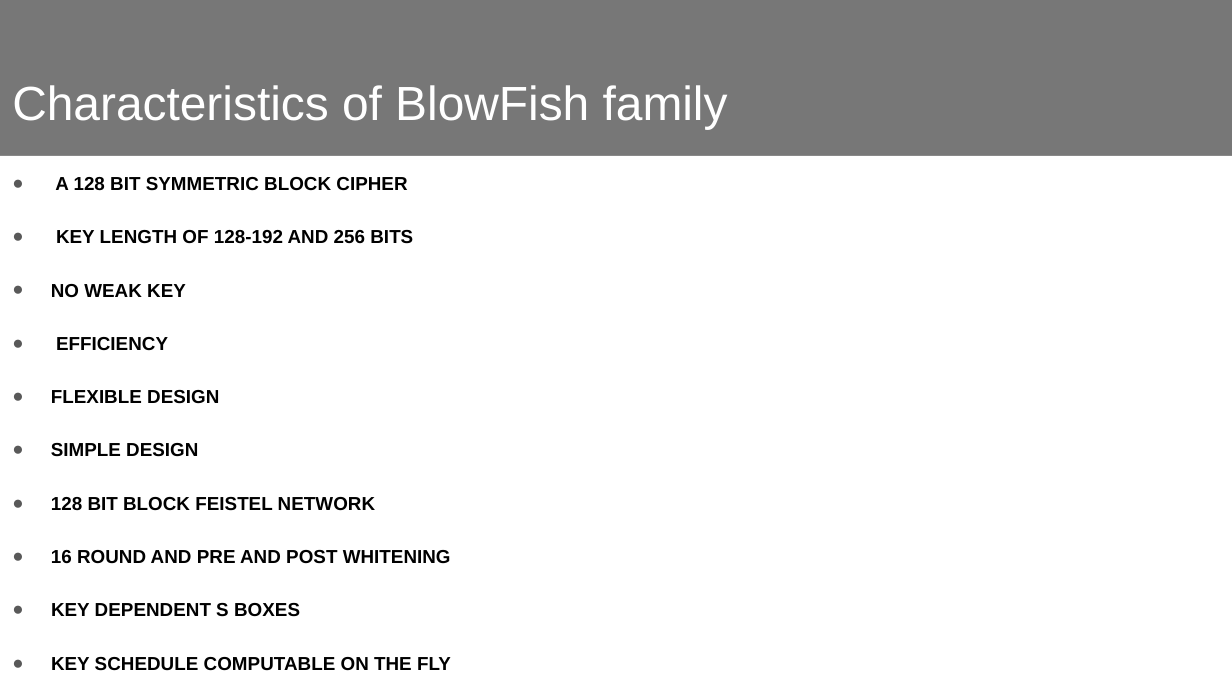
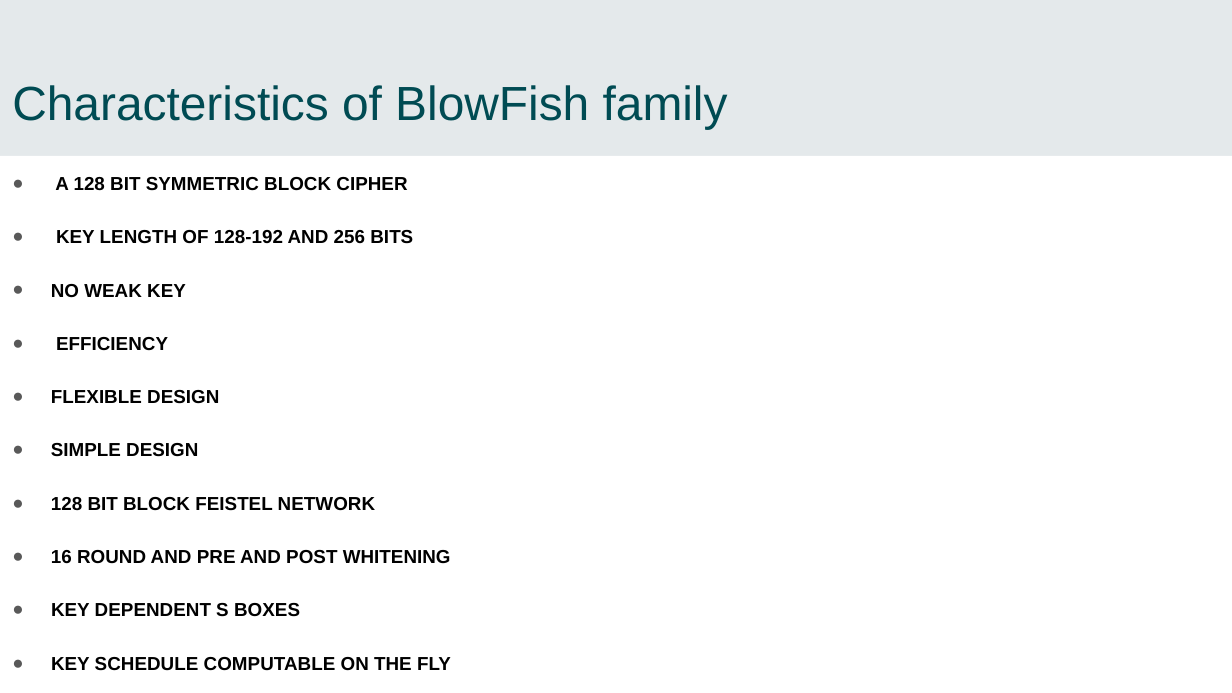
Before and after one commit to GoluKumar4024/Quantum-safe-algorithm, a slide deck: slide 2 of Final Year Project(PPT)(Group- CS41).pptx. Drawn at 1232x693 pixels with LibreOffice and Linux fonts; fonts in the diff are those of the drawing. Boxes give left, top, right and bottom in pixels: in the first picture for what was removed or moved away, otherwise in the second. Text is boxed around its words. In the diff, an @@ line names an element or a change of style, - is before the commit and + after.

```diff
--- a/Final Year Project(PPT)(Group- CS41).pptx
+++ b/Final Year Project(PPT)(Group- CS41).pptx
@@ background #777777 to #E4E9EB @@
@@ title "Characteristics of BlowFish family" at bbox=[12, 85, 728, 129]: text colour #FFFFFF to #004C54 @@
```
Also in this commit, not shown: 3 other slides changed, 1 slide added.
